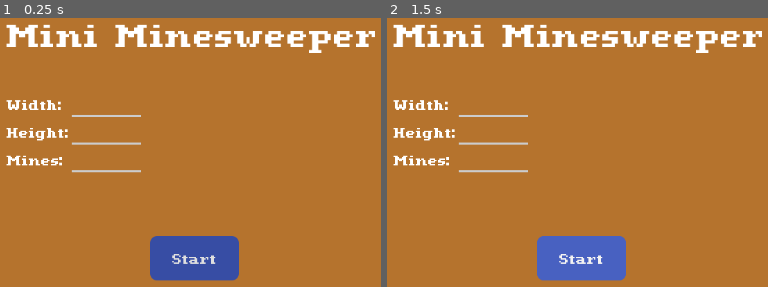
Above: before the commit, frames 1-2 (left to right).
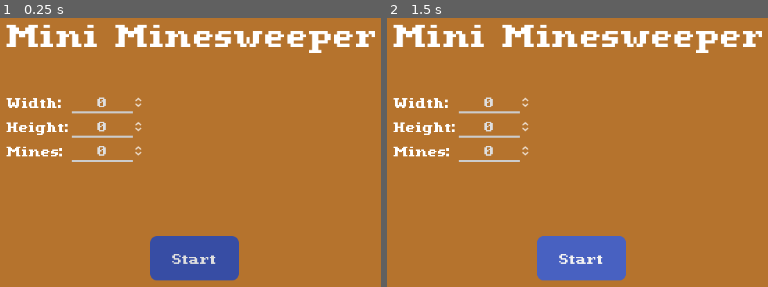
Above: after the commit, the same moments.

Repository: PgBiel/godot-mini-minesweeper
Game: Godot game, scene res://scenes/main.tscn
The game is run twice, just before and just after one commit, with the same random seed, the same clock (stepped at 60 frames per second) and the same inputs. The project has no main scene, so this scene is started directly.
Inputs:
- Up to frame 1 (0.25 s): no input
- Up to frame 2 (1.5 s): click "Start" at 0.5 s; click "Start" at 1.25 s

The runs differ from the first frame. In frame 1, 2.7% of the frame differs, in the area x 1-38%, y 29-58%; in frame 2, 2.7%.

Commit message:
create theme for lineedit, fonts and other ui stuff

Diff:
--- a/godot/scenes/start_menu_hud.tscn
+++ b/godot/scenes/start_menu_hud.tscn
@@ -1,6 +1,8 @@
 [gd_scene load_steps=6 format=3 uid="uid://bjob57vcphlia"]
 
 [ext_resource type="FontFile" uid="uid://c2aiuxvr37jfi" path="res://assets/fonts/romulus_by_pix3m_d6aokem.ttf" id="1_4hlht"]
+[ext_resource type="Script" path="res://scripts/start_menu_hud.gd" id="1_v0oip"]
+[ext_resource type="Theme" uid="uid://dgvkguk1hjwkt" path="res://themes/ui_theme.tres" id="3_50yix"]
 
 [sub_resource type="StyleBoxFlat" id="StyleBoxFlat_gqkkt"]
 bg_color = Color(0.215686, 0.301961, 0.643137, 1)
@@ -16,17 +18,8 @@
 corner_radius_bottom_right = 10
 corner_radius_bottom_left = 10
 
-[sub_resource type="StyleBoxFlat" id="StyleBoxFlat_jg1i8"]
-bg_color = Color(0, 0, 0, 0.309804)
-draw_center = false
-border_width_bottom = 3
-
-[sub_resource type="StyleBoxFlat" id="StyleBoxFlat_cf0ca"]
-bg_color = Color(0, 0, 0, 0.309804)
-draw_center = false
-border_width_bottom = 3
-
 [node name="StartMenuHUD" type="CanvasLayer"]
+script = ExtResource("1_v0oip")
 
 [node name="StartButton" type="Button" parent="."]
 anchors_preset = 7
@@ -82,15 +75,13 @@
 theme_override_font_sizes/font_size = 32
 text = "Width:"
 
-[node name="WidthInput" type="LineEdit" parent="ConfigContainer"]
+[node name="WidthInput" type="SpinBox" parent="ConfigContainer"]
 custom_minimum_size = Vector2(100, 0)
 layout_mode = 2
-theme_override_fonts/font = ExtResource("1_4hlht")
-theme_override_font_sizes/font_size = 32
-theme_override_styles/normal = SubResource("StyleBoxFlat_jg1i8")
-theme_override_styles/focus = SubResource("StyleBoxFlat_cf0ca")
+theme = ExtResource("3_50yix")
+max_value = 999.0
 alignment = 1
-max_length = 3
+update_on_text_changed = true
 
 [node name="HeightLabel" type="Label" parent="ConfigContainer"]
 layout_mode = 2
@@ -98,15 +89,13 @@
 theme_override_font_sizes/font_size = 32
 text = "Height:"
 
-[node name="HeightInput" type="LineEdit" parent="ConfigContainer"]
+[node name="HeightInput" type="SpinBox" parent="ConfigContainer"]
 custom_minimum_size = Vector2(100, 0)
 layout_mode = 2
-theme_override_fonts/font = ExtResource("1_4hlht")
-theme_override_font_sizes/font_size = 32
-theme_override_styles/normal = SubResource("StyleBoxFlat_jg1i8")
-theme_override_styles/focus = SubResource("StyleBoxFlat_cf0ca")
+theme = ExtResource("3_50yix")
+max_value = 999.0
 alignment = 1
-max_length = 3
+update_on_text_changed = true
 
 [node name="MinesLabel" type="Label" parent="ConfigContainer"]
 layout_mode = 2
@@ -114,12 +103,10 @@
 theme_override_font_sizes/font_size = 32
 text = "Mines:"
 
-[node name="MinesInput" type="LineEdit" parent="ConfigContainer"]
+[node name="MinesInput" type="SpinBox" parent="ConfigContainer"]
 custom_minimum_size = Vector2(100, 0)
 layout_mode = 2
-theme_override_fonts/font = ExtResource("1_4hlht")
-theme_override_font_sizes/font_size = 32
-theme_override_styles/normal = SubResource("StyleBoxFlat_jg1i8")
-theme_override_styles/focus = SubResource("StyleBoxFlat_cf0ca")
+theme = ExtResource("3_50yix")
+max_value = 999.0
 alignment = 1
-max_length = 3
+update_on_text_changed = true
--- /dev/null
+++ b/godot/themes/ui_theme.tres
@@ -0,0 +1,15 @@
+[gd_resource type="Theme" load_steps=3 format=3 uid="uid://dgvkguk1hjwkt"]
+
+[ext_resource type="FontFile" uid="uid://c2aiuxvr37jfi" path="res://assets/fonts/romulus_by_pix3m_d6aokem.ttf" id="1_8b237"]
+
+[sub_resource type="StyleBoxFlat" id="StyleBoxFlat_ildd1"]
+bg_color = Color(0.6, 0.6, 0.6, 0)
+draw_center = false
+border_width_bottom = 3
+
+[resource]
+LineEdit/font_sizes/font_size = 32
+LineEdit/fonts/font = ExtResource("1_8b237")
+LineEdit/styles/focus = SubResource("StyleBoxFlat_ildd1")
+LineEdit/styles/normal = SubResource("StyleBoxFlat_ildd1")
+LineEdit/styles/read_only = SubResource("StyleBoxFlat_ildd1")
